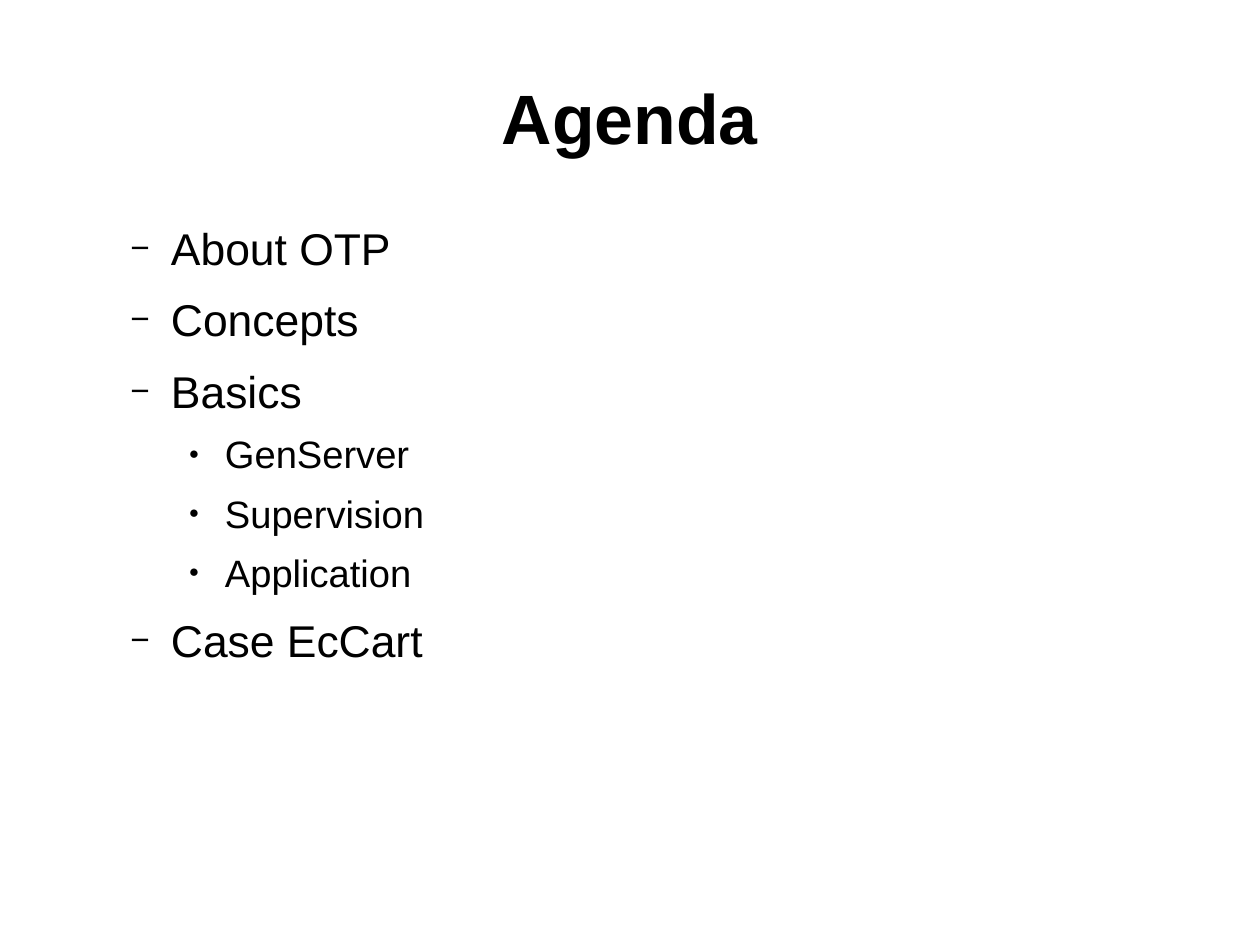
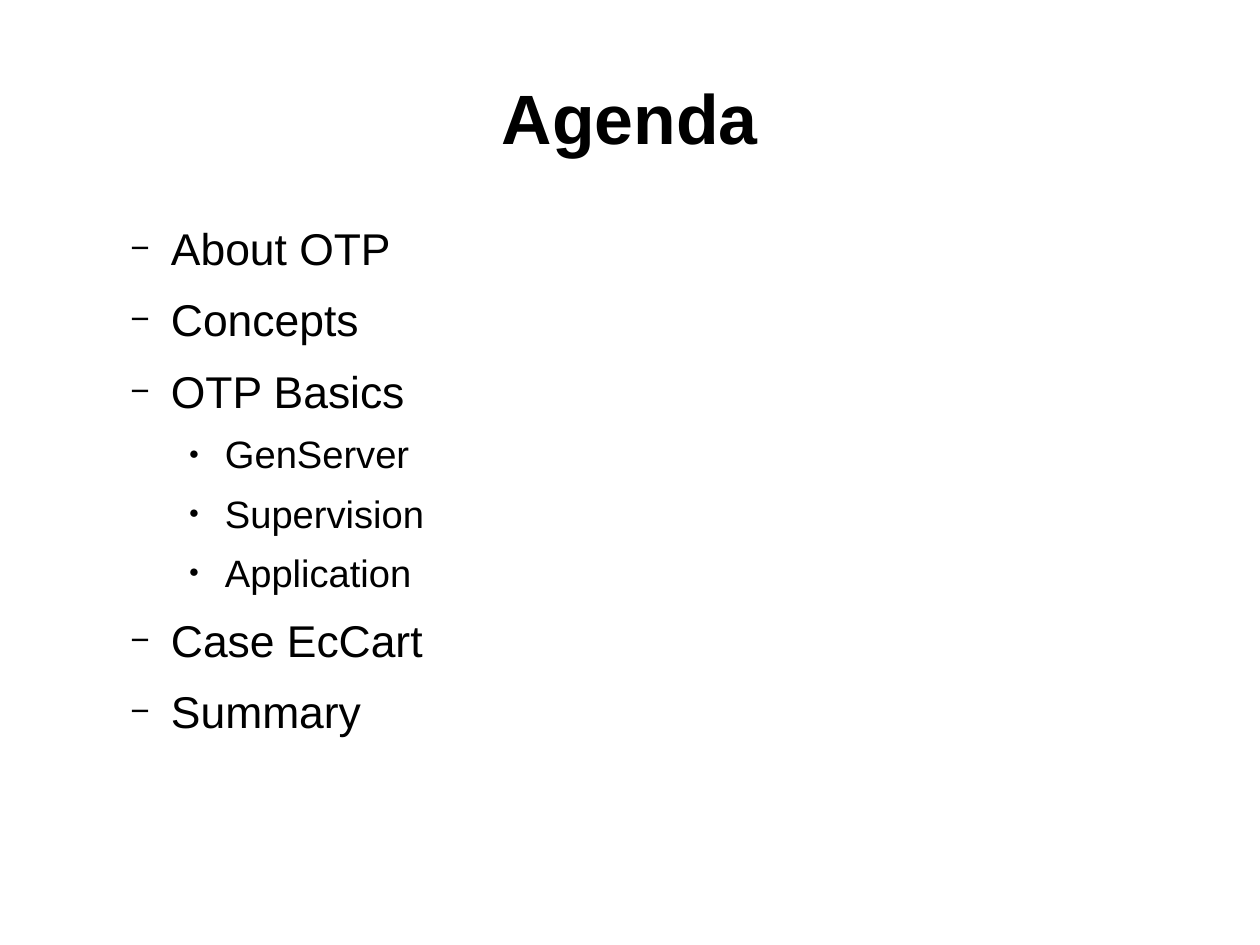
Before and after one commit to ramortegui/talks, a slide deck: slide 2 of elixir-otp-basics.odp. Drawn at 1260x945 pixels with LibreOffice and Linux fonts; fonts in the diff are those of the drawing. Boxes give left, top, right and bottom in pixels: in the first picture for what was removed or moved away, otherwise in the second. Text is boxed around its words. In the diff, an @@ line names an element or a change of style, - is before the commit and + after.

Commit message:
Add Concepts, Basics, screenshots, and summary.

```diff
--- a/elixir-otp-basics.odp
+++ b/elixir-otp-basics.odp
@@ text at box(171, 375, 405, 409): text changed @@
-  − Basics
+  − OTP Basics
@@ text at box(171, 697, 361, 738): paragraph added @@
+  − Summary
```
Also in this commit, not shown: 5 other slides changed, 18 slides added, 3 slides removed.
